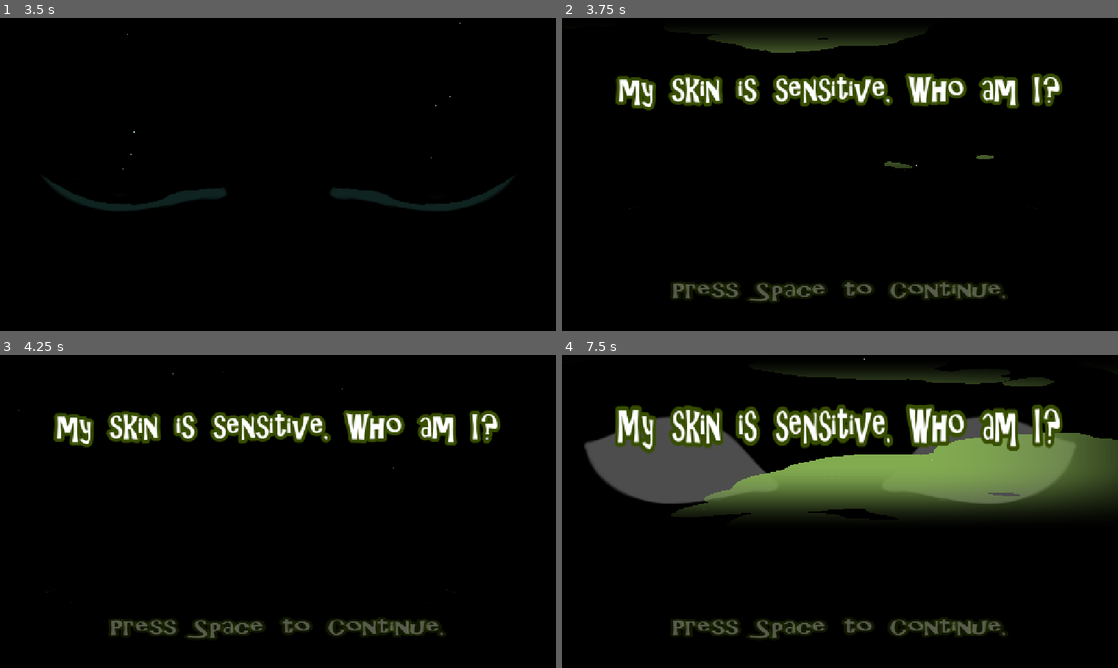
Above: before the commit, frames 1-4 (two rows, left to right).
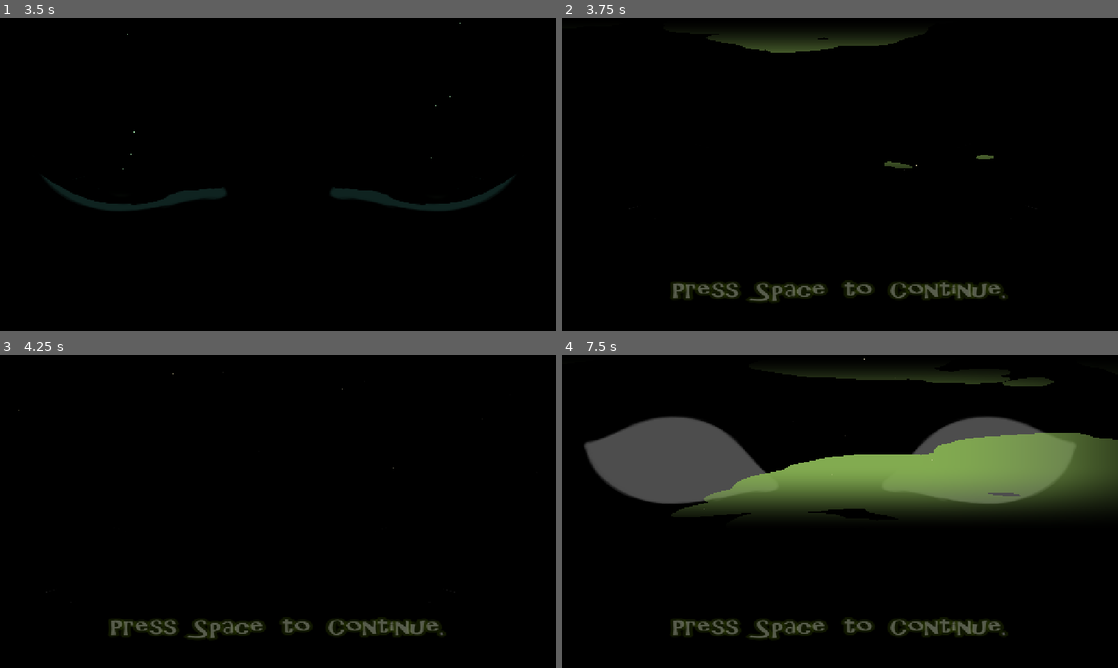
Above: after the commit, the same moments.

Repository: ACristoff/latechjam9
Game: Godot game, scene res://Game/Lib/Game_Manager/game_manager.tscn
Two runs of this game, one before a commit and one after it. Both use one fixed random seed, a clock stepped at 60 frames per second and the inputs below. Sound files missing from this copy of the repository are replaced by a short silence.
Inputs (mouse positions are in pixels of both pictures, inside the frame that each line leads up to):
- Up to frame 1 (3.5 s): click "Start" at 0.5 s; tap Space (interact) at 1.25, 1.35, 2, 2.1, 2.75, 2.85 s; move the mouse to (400, 158) at 1.27 s; move the mouse to (166, 190) at 2.02 s; move the mouse to (333, 105) at 2.77 s
- Up to frame 2 (3.75 s): tap Space (interact) at 3.5, 3.6 s; move the mouse to (812, 237) at 3.52 s
- Up to frame 3 (4.25 s): no input
- Up to frame 4 (7.5 s): tap Space (interact) at 4.25, 4.35, 5, 5.1, 5.85, 6.6, 7.35 s; move the mouse to (1006, 558) at 4.27 s; move the mouse to (673, 464) at 5.02 s; move the mouse to (867, 511) at 5.77 s; move the mouse to (756, 433) at 6.52 s; move the mouse to (962, 495) at 7.27 s

Frame 1 is identical in both runs. In frame 2, 5.5% of the frame differs, in the area x 9-90%, y 17-30%; in frame 3, 5.5%; in frame 4, 7.3%, in the area x 9-90%, y 15-32%.

Commit message:
thought bubble fix

Diff:
--- a/Game/UI/thought_bubble.gd
+++ b/Game/UI/thought_bubble.gd
@@ -13,6 +13,7 @@
 
 func _process(delta):
 	if Input.is_action_just_pressed("interact"):
+		label.visible = false
 		end()
 
 func end():
